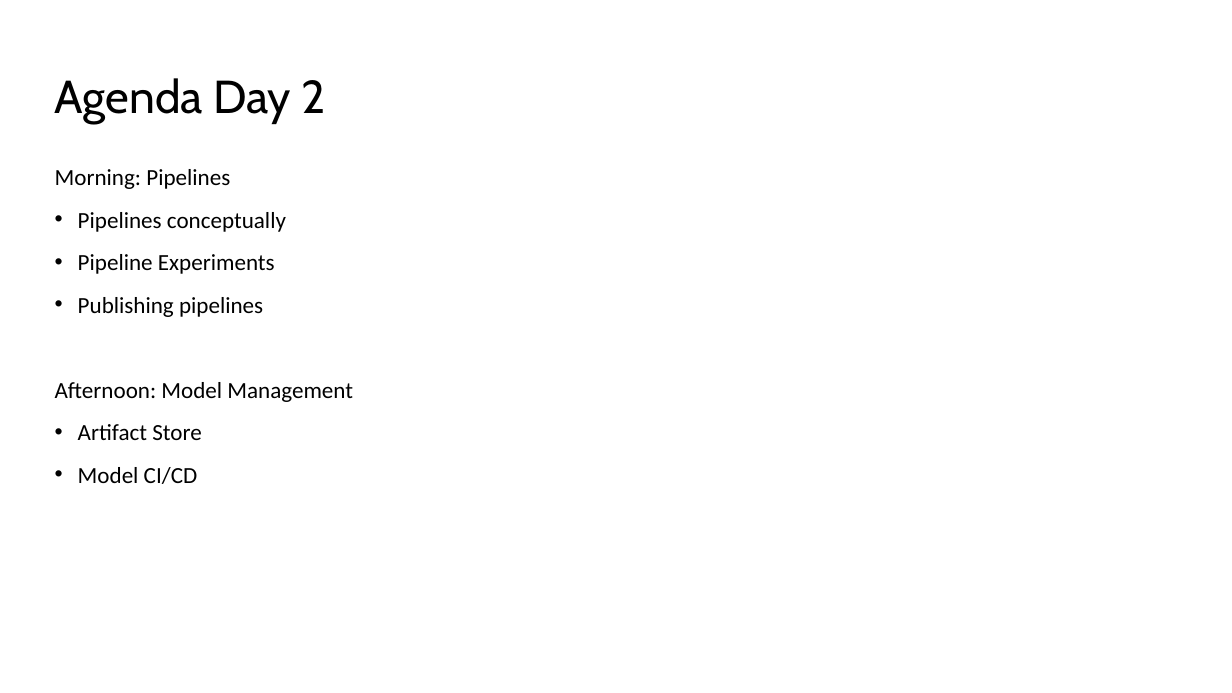
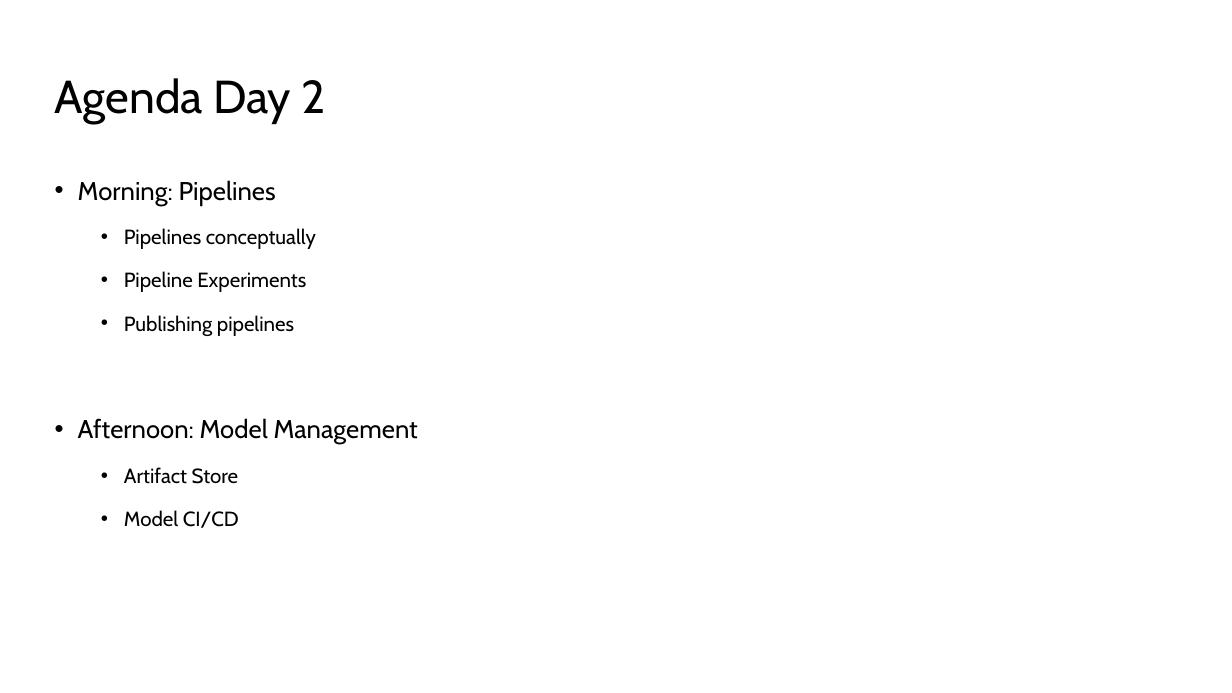
Before and after one commit to miquelladeboer/aml-mlops-workshop, a slide deck: slide 5 of Powerpoints/Module 0 - Agenda.pptx. Drawn at 1232x693 pixels with LibreOffice and Linux fonts; fonts in the diff are those of the drawing. Boxes give left, top, right and bottom in pixels: in the first picture for what was removed or moved away, otherwise in the second. Text is boxed around its words. In the diff, an @@ line names an element or a change of style, - is before the commit and + after.

```diff
--- a/Powerpoints/Module 0 - Agenda.pptx
+++ b/Powerpoints/Module 0 - Agenda.pptx
@@ text "Morning: Pipelines" at <box>78,180,418,528</box>: size 18 to 20 pt in "Morning: Pipelines", "Afternoon: Model Management"; font Calibri to Cabin; size 18 to 16 pt in "Pipelines conceptually", "Pipeline Experiments", "Publishing pipelines", "Artifact Store" and 1 more places; bullet none to •; line spacing 1.07 to 1.5; list level 1 to 2 in "Pipelines conceptually"; list level 1 to 2 in "Pipeline Experiments"; list level 1 to 2 in "Publishing pipelines"; list level 1 to 2 in "Artifact Store"; list level 1 to 2 in "Model CI/CD" @@
```
Also in this commit, not shown: 3 other slides changed, 8 other files.
